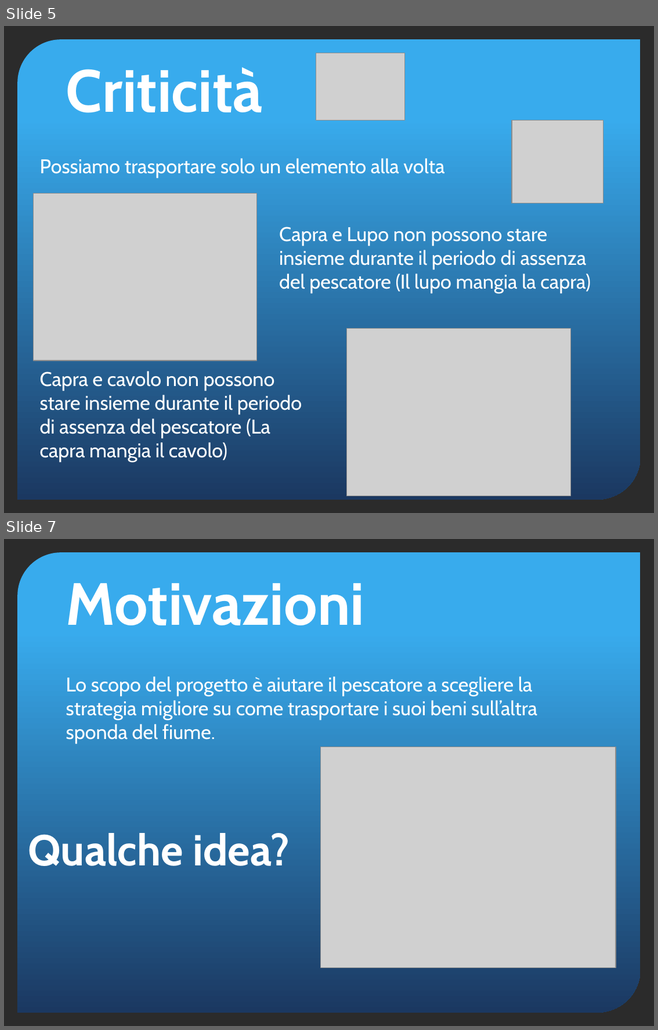
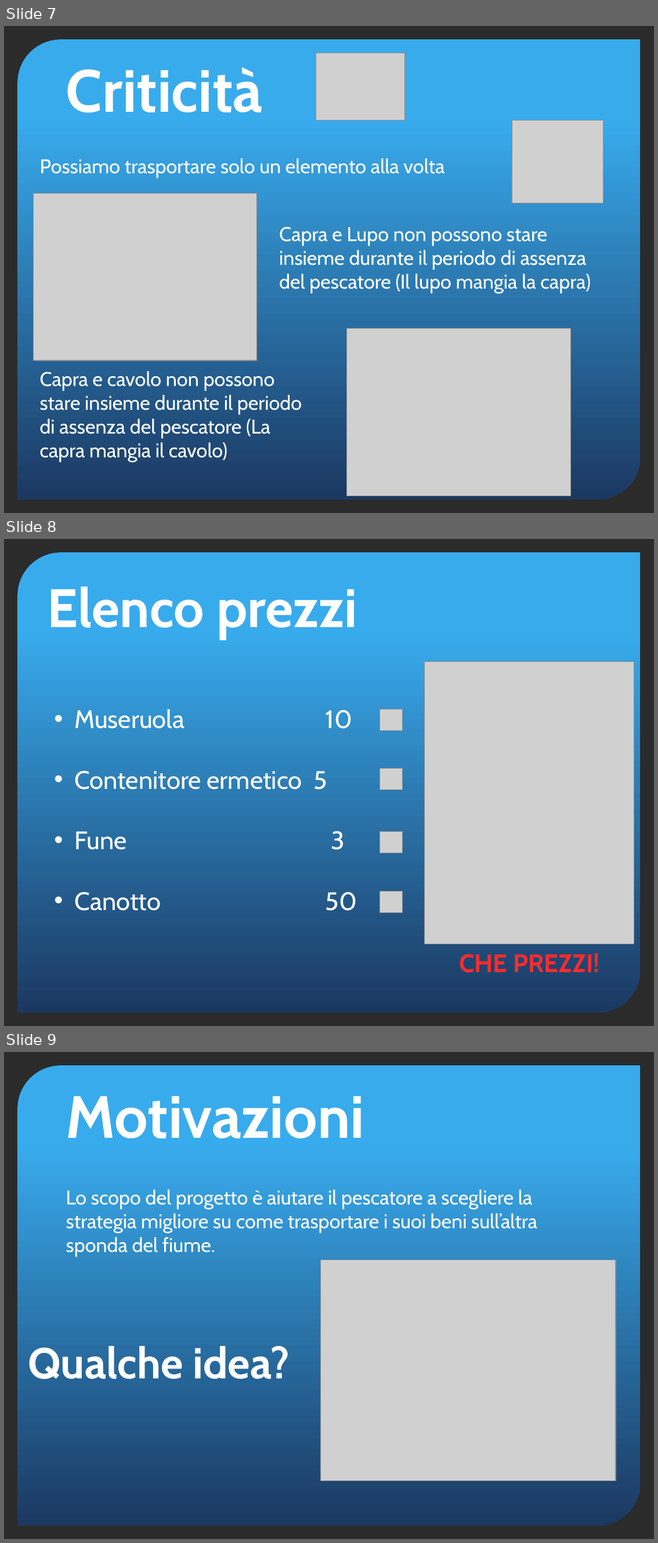
Before and after one commit to yan0z/ISW, a slide deck: Quesito 4 Team/Quesito4-presentazione.pptx. Shown one above the other, each under a label of ours: slides 5 and 7 before the commit, slides 7, 8 and 9 after it; the slides between them are not shown. The pictures are 658x1030 and 658x1543 pixels, drawn with LibreOffice and Linux fonts; fonts in the diff are those of the drawing; grey boxes stand for pictures; background and template pictures are left out; a plain dark background stands for a picture behind light text. Boxes give left, top, right and bottom in pixels: in the first picture for what was removed or moved away, otherwise in the second. Text is boxed around its words. In the diff, an @@ line names an element or a change of style, - is before the commit and + after.

```diff
--- a/Quesito 4 Team/Quesito4-presentazione.pptx
+++ b/Quesito 4 Team/Quesito4-presentazione.pptx
@@ slide 8 added at (4, 539, 654, 1026), background picture (left out); not listed: 1 template element that a slide beside it also shows @@
@@ title added at (48, 587, 357, 639), 60 pt, text #FFFFFF, bold @@
+Elenco prezzi
@@ picture added at (424, 662, 633, 944) @@
@@ text added at (74, 709, 357, 911), 28 pt, text #FFFFFF @@
+• Museruola 10
+• Contenitore ermetico 5
+• Fune 3
+• Canotto 50
@@ picture added at (379, 709, 401, 732) @@
@@ picture added at (379, 768, 401, 790) @@
@@ picture added at (379, 831, 401, 853) @@
@@ picture added at (379, 891, 401, 913) @@
@@ text added at (459, 953, 599, 973), 28 pt, text #FF2B2C, bold @@
+CHE PREZZI!
@@ what was slide 5 is now slide 7 @@
@@ what was slide 7 is now slide 9 @@
```
Also in this commit, not shown: 10 slides changed, 6 other slides added.
